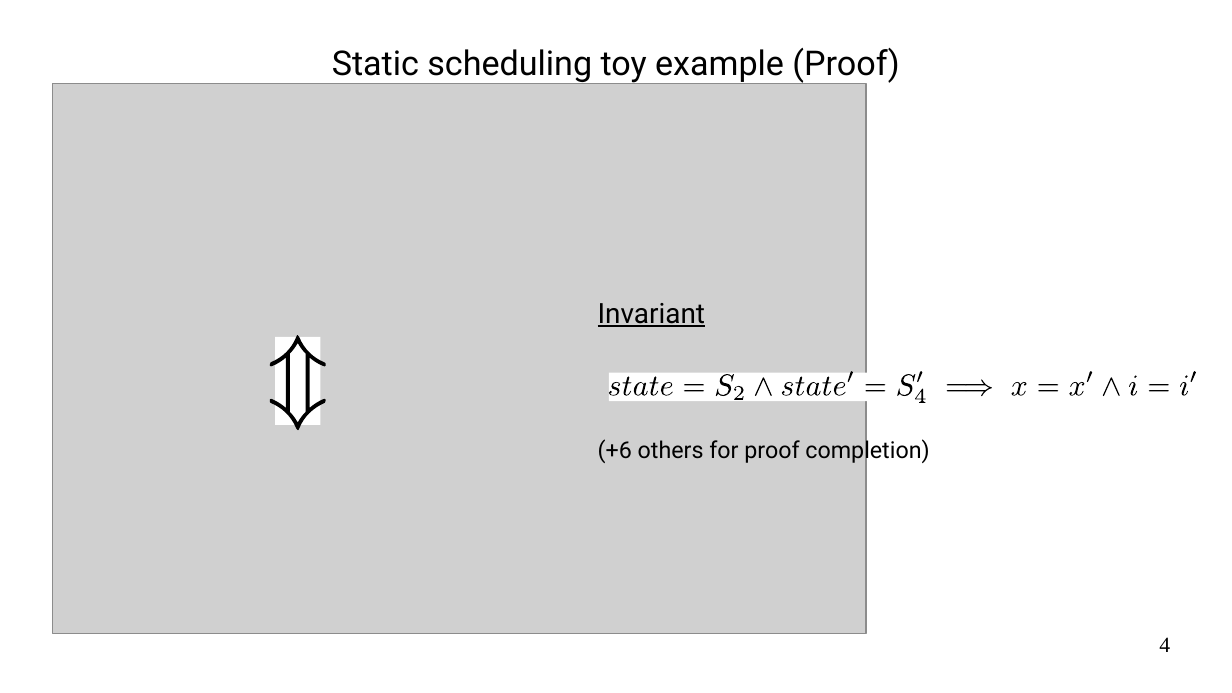
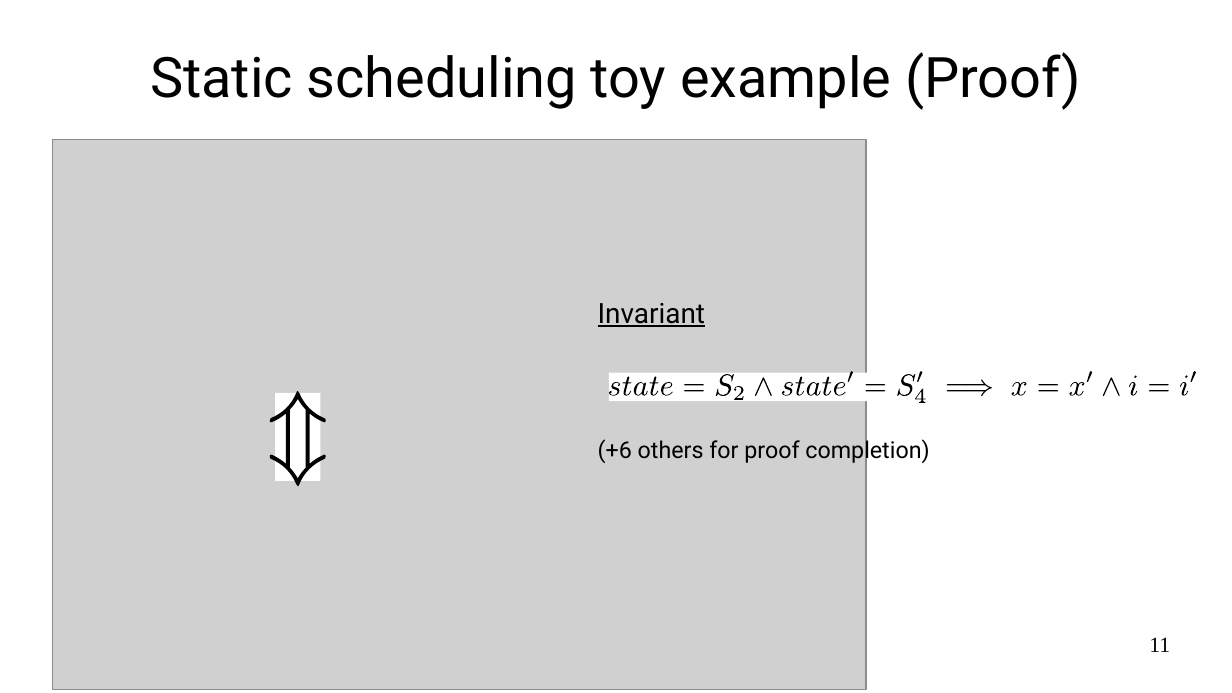
Before and after one commit to ulysse-lh/stage2024, a slide deck: slide 11 of slides/pres.odp (slide 4 before the commit). Drawn at 1232x693 pixels with LibreOffice and Linux fonts; fonts in the diff are those of the drawing; grey boxes stand for pictures. Boxes give left, top, right and bottom in pixels: in the first picture for what was removed or moved away, otherwise in the second. Text is boxed around its words. In the diff, an @@ line names an element or a change of style, - is before the commit and + after.

```diff
--- a/slides/pres.odp
+++ b/slides/pres.odp
@@ text "Static scheduling toy example (Proof)": place and size @@
-text "Static scheduling toy example (Proof)" at [332,48,899,84]
+text "Static scheduling toy example (Proof)" at [150,52,1081,110]
@@ text "Static scheduling toy example (Proof)" at [150,52,1081,110]: size 22 to 36 pt @@
@@ 2 freeform shapes, 1 picture: place and size @@
-2 freeform shapes, 1 picture at [53,84,866,634]
+2 freeform shapes, 1 picture at [53,140,866,690]
@@ page number at [1149,637,1170,652]: text changed @@
-4
+11
```
Also in this commit, not shown: 11 other slides changed, 7 slides added.
